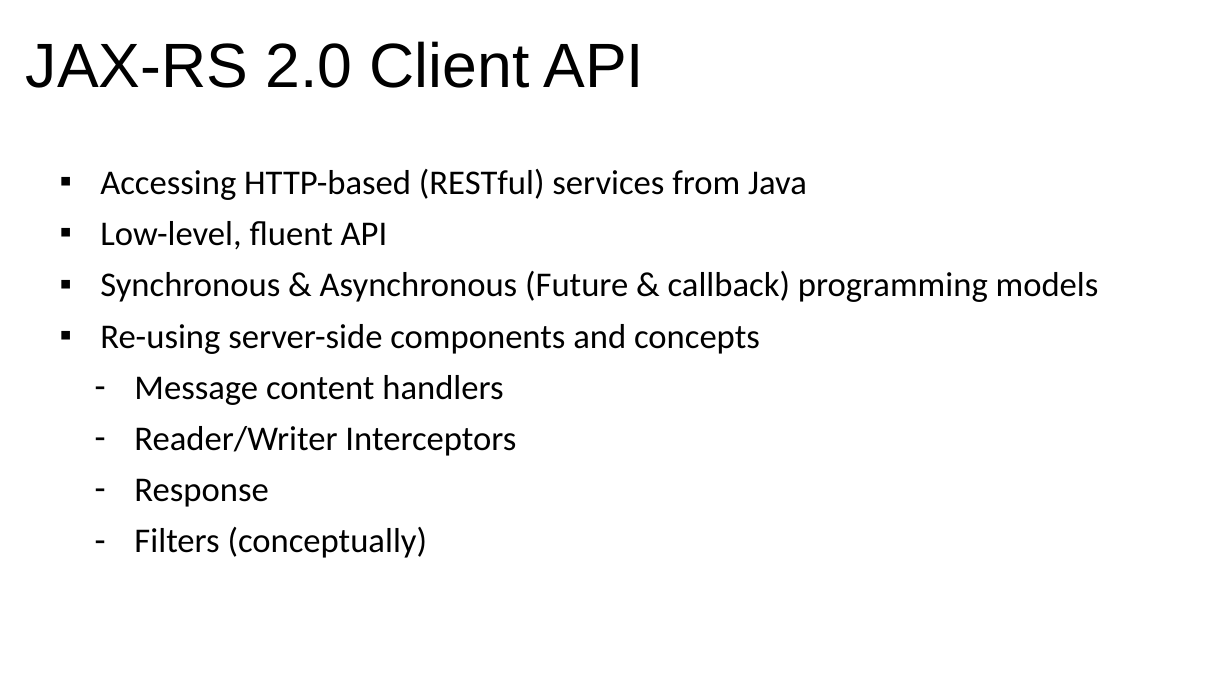
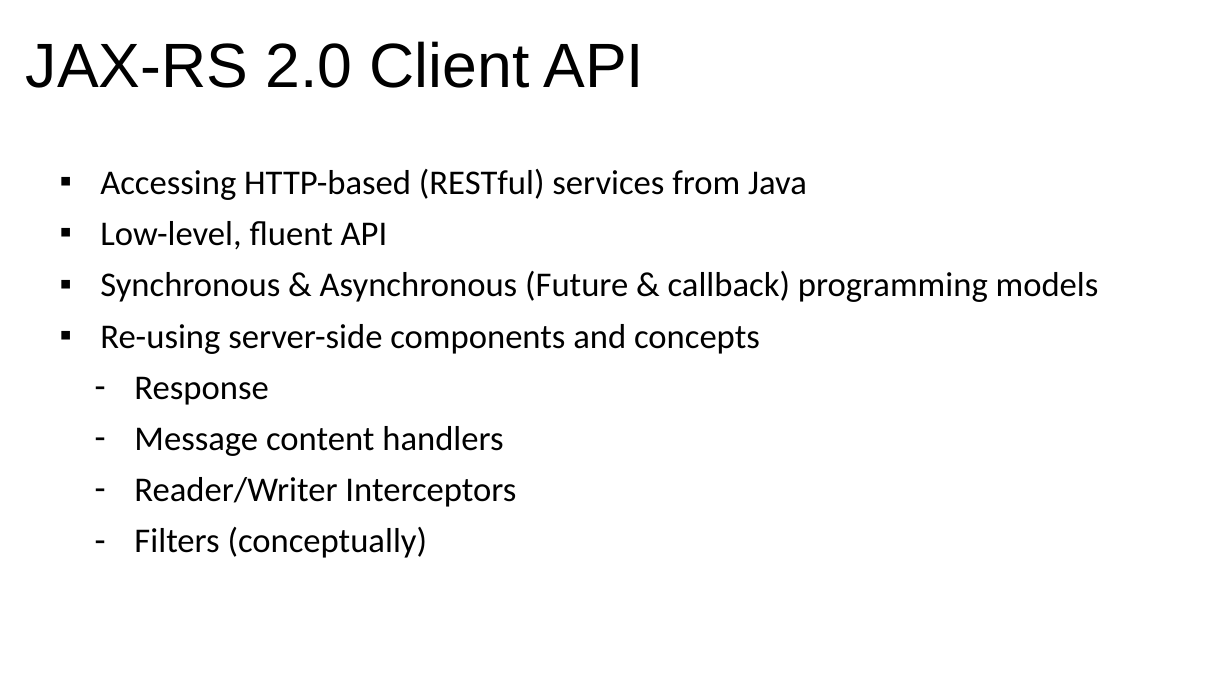
Before and after one commit to javaee/jersey-hol-sse-websocket, a slide deck: slide 13 of lab-guide-devoxx.pptx (slide 11 before the commit). Drawn at 1232x693 pixels with LibreOffice and Linux fonts; fonts in the diff are those of the drawing; background and template pictures are left out. Boxes give left, top, right and bottom in pixels: in the first picture for what was removed or moved away, otherwise in the second. Text is boxed around its words. In the diff, an @@ line names an element or a change of style, - is before the commit and + after.

```diff
--- a/lab-guide-devoxx.pptx
+++ b/lab-guide-devoxx.pptx
@@ text at bbox=[134, 376, 268, 405]: paragraph added @@
+  – Response
@@ text at bbox=[134, 478, 268, 507]: paragraph removed @@
-  – Response
```
Also in this commit, not shown: 14 other slides changed, 3 slides added.
